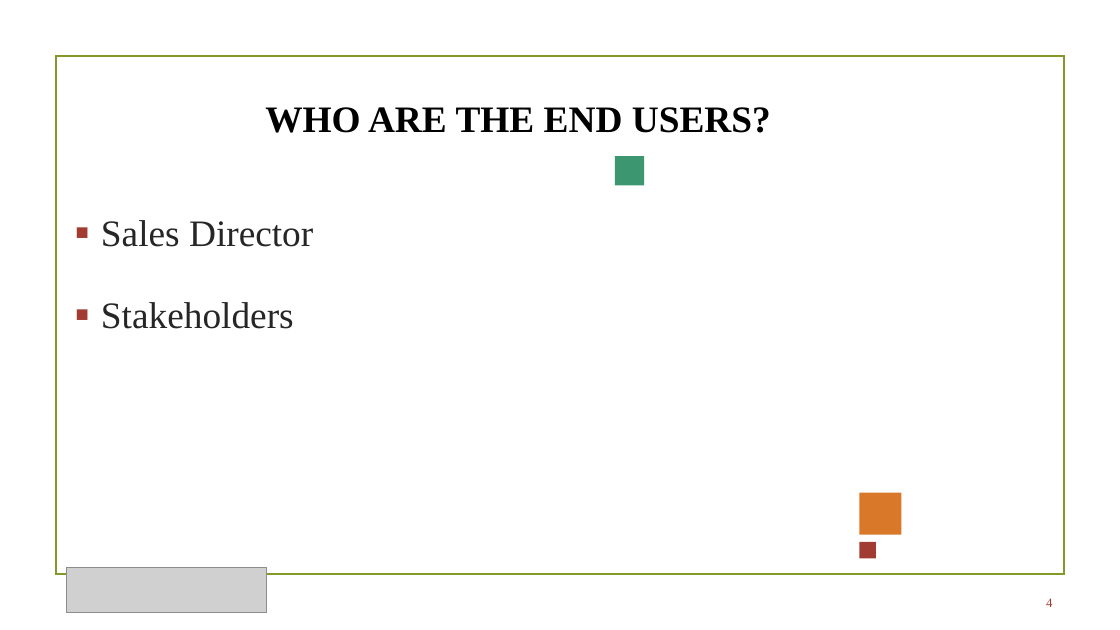
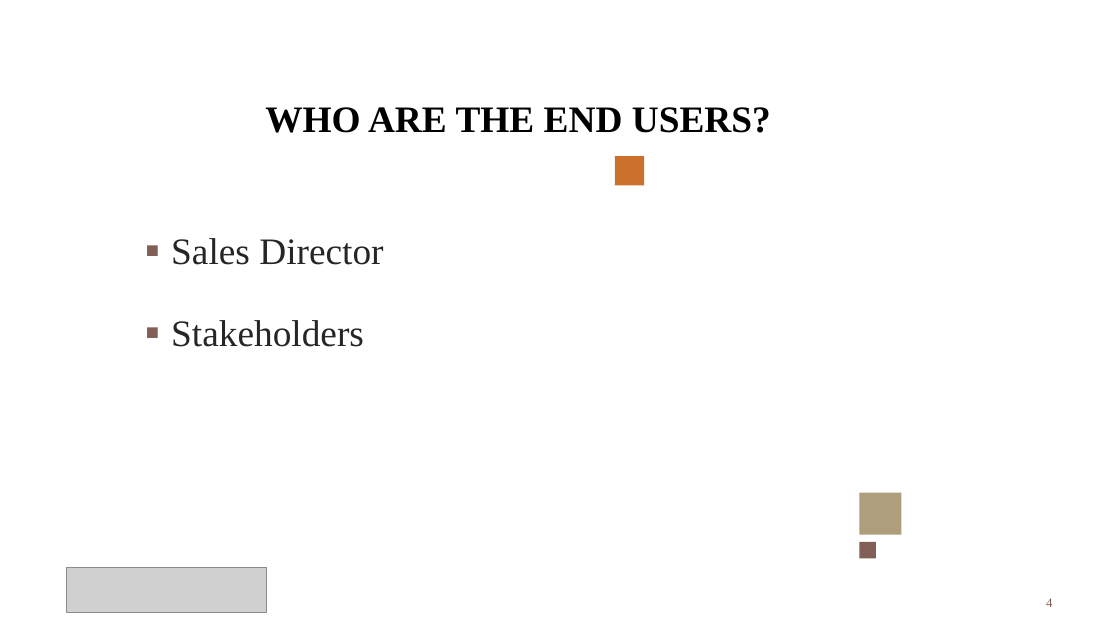
Before and after one commit to Dipan46/Sales-Insights-Data-Analysis-Project, a slide deck: slide 4 of PPT/Sales.pptx. Drawn at 1120x630 pixels with LibreOffice and Linux fonts; fonts in the diff are those of the drawing; grey boxes stand for pictures; background and template pictures are left out. Boxes give left, top, right and bottom in pixels: in the first picture for what was removed or moved away, otherwise in the second. Text is boxed around its words. In the diff, an @@ line names an element or a change of style, - is before the commit and + after.

```diff
--- a/PPT/Sales.pptx
+++ b/PPT/Sales.pptx
@@ rectangle removed at [55, 56, 1064, 575] @@
@@ rectangle at [615, 156, 644, 186]: fill #3C9770 to #CC702D @@
@@ text "Sales Director": place and size @@
-text "Sales Director" at [101, 220, 313, 329]
+text "Sales Director" at [171, 238, 383, 347]
@@ text "Sales Director" at [171, 238, 383, 347]: bullet colour #A23C33 to #815F56 @@
@@ rectangle at [860, 493, 902, 535]: fill #D97828 to #AE9E7C @@
@@ rectangle at [860, 542, 876, 559]: fill #A23C33 to #815F56 @@
@@ page number at [1046, 598, 1052, 607]: text colour #A23C33 to #815F56 @@
```
Also in this commit, not shown: 5 other slides changed.
